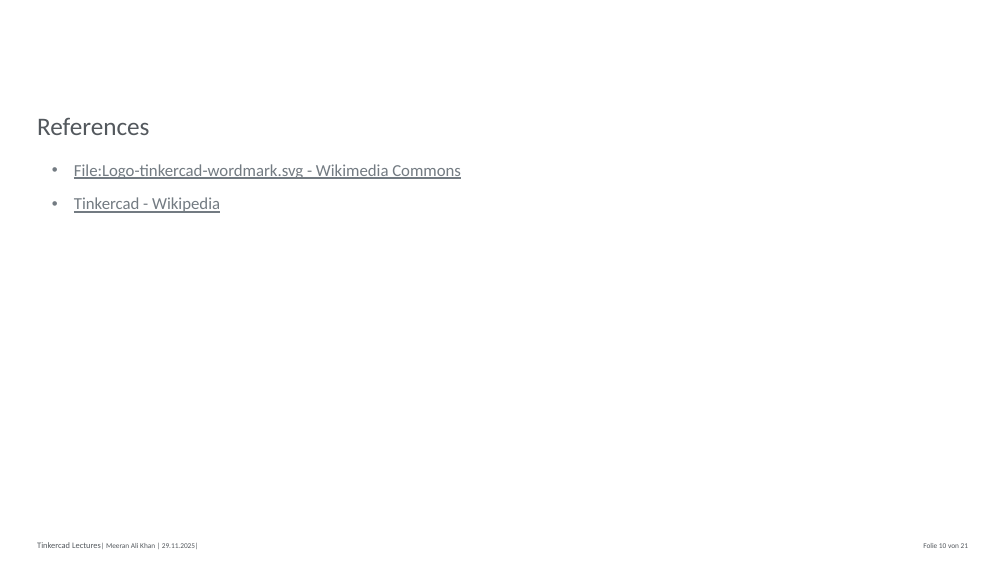
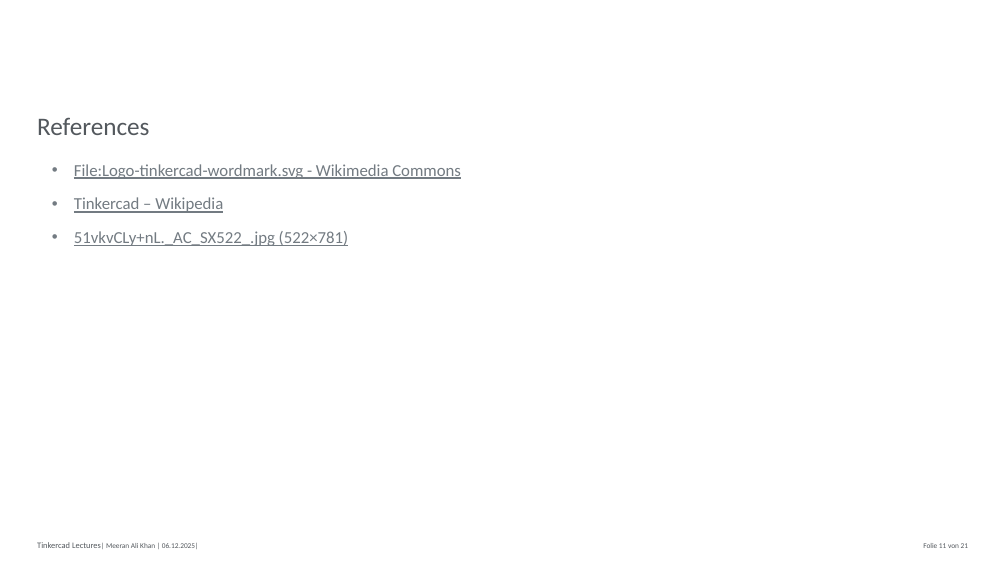
Before and after one commit to MAK-RPTU/Tinkercad, a slide deck: slide 11 of Lectures/Week3.pptx (slide 10 before the commit). Drawn at 1008x567 pixels with LibreOffice and Linux fonts; fonts in the diff are those of the drawing; background and template pictures are left out. Boxes give left, top, right and bottom in pixels: in the first picture for what was removed or moved away, otherwise in the second. Text is boxed around its words. In the diff, an @@ line names an element or a change of style, - is before the commit and + after.

```diff
--- a/Lectures/Week3.pptx
+++ b/Lectures/Week3.pptx
@@ text at [74, 197, 348, 246]: text changed @@
-  • Tinkercad - Wikipedia
+  • Tinkercad – Wikipedia
+  • 51vkvCLy+nL._AC_SX522_.jpg (522×781)
```
Also in this commit, not shown: 8 other slides changed, 3 slides added, 2 slides removed, 3 other files.
